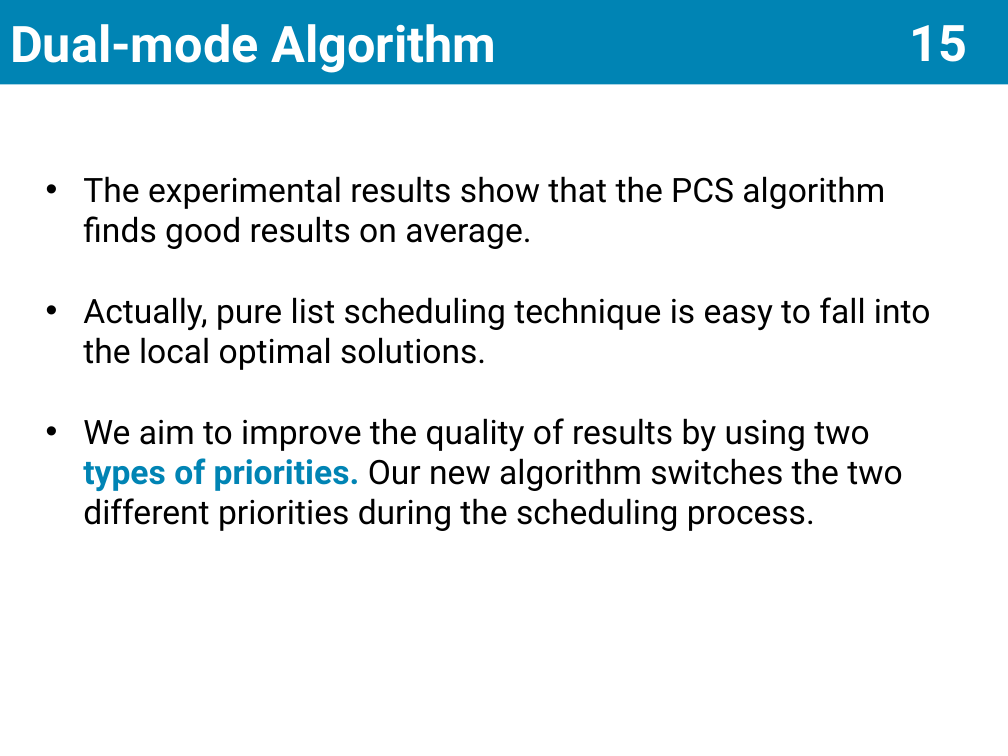
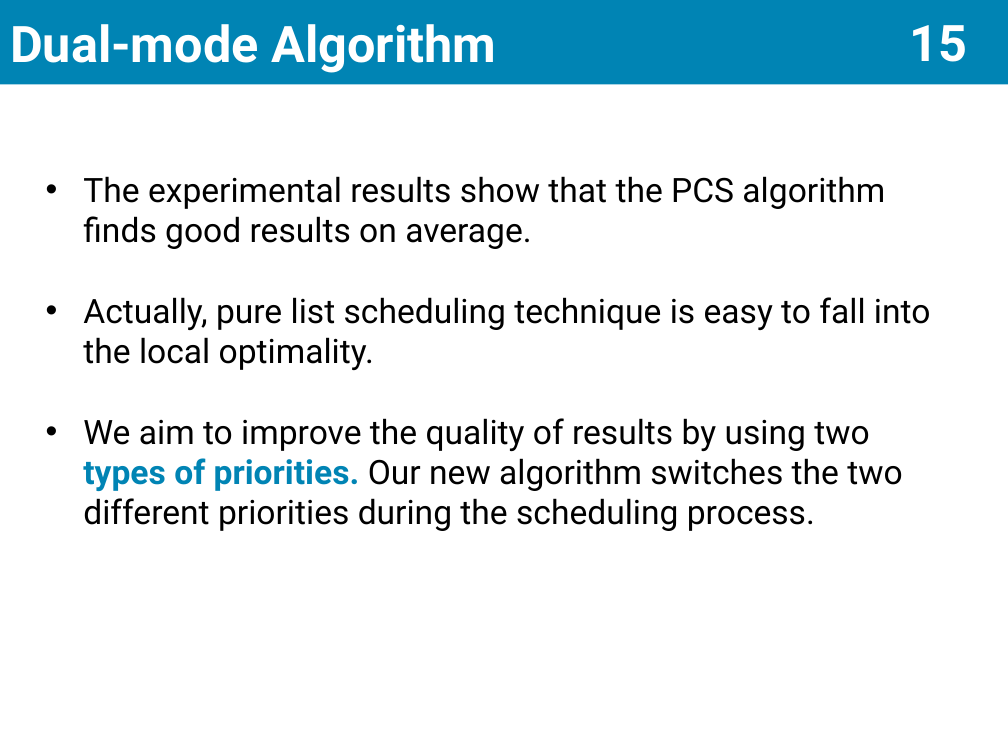
Before and after one commit to scomup/Genetic_Scheduler, a slide deck: slide 16 of PPT.pptx. Drawn at 1008x756 pixels with LibreOffice and Linux fonts; fonts in the diff are those of the drawing. Boxes give left, top, right and bottom in pixels: in the first picture for what was removed or moved away, otherwise in the second. Text is boxed around its words. In the diff, an @@ line names an element or a change of style, - is before the commit and + after.

```diff
--- a/PPT.pptx
+++ b/PPT.pptx
@@ text at [83, 297, 931, 370]: text changed @@
-• Actually, pure list scheduling technique is easy to fall into the local optimal solutions.
+• Actually, pure list scheduling technique is easy to fall into the local optimality.
```
Also in this commit, not shown: 2 other slides changed.
